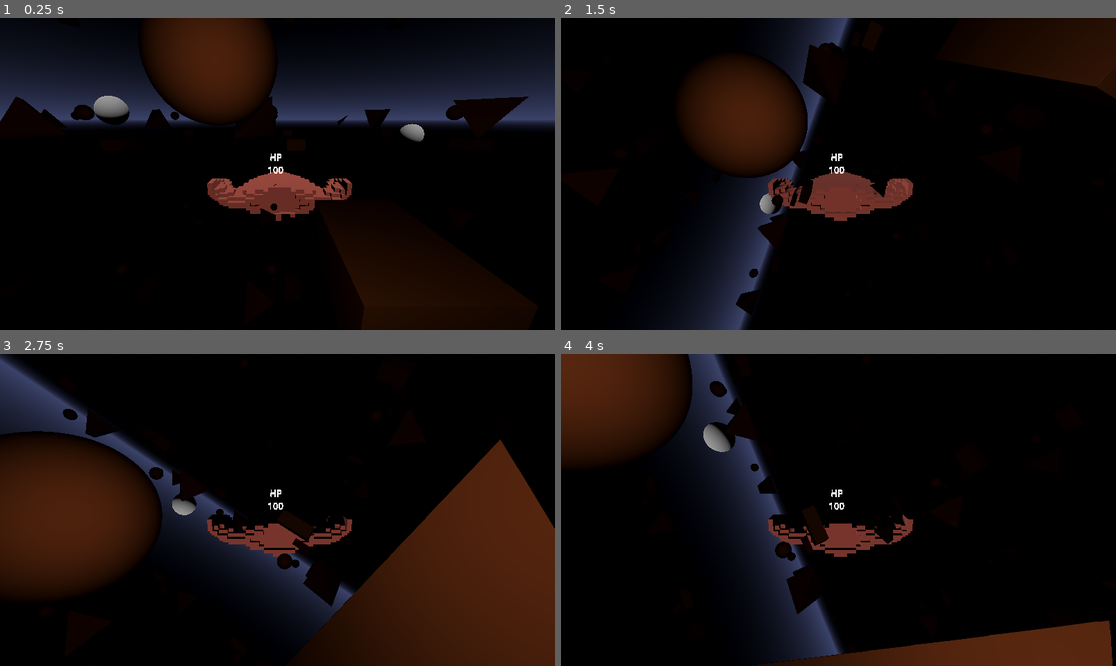
Above: before the commit, frames 1-4 (two rows, left to right).
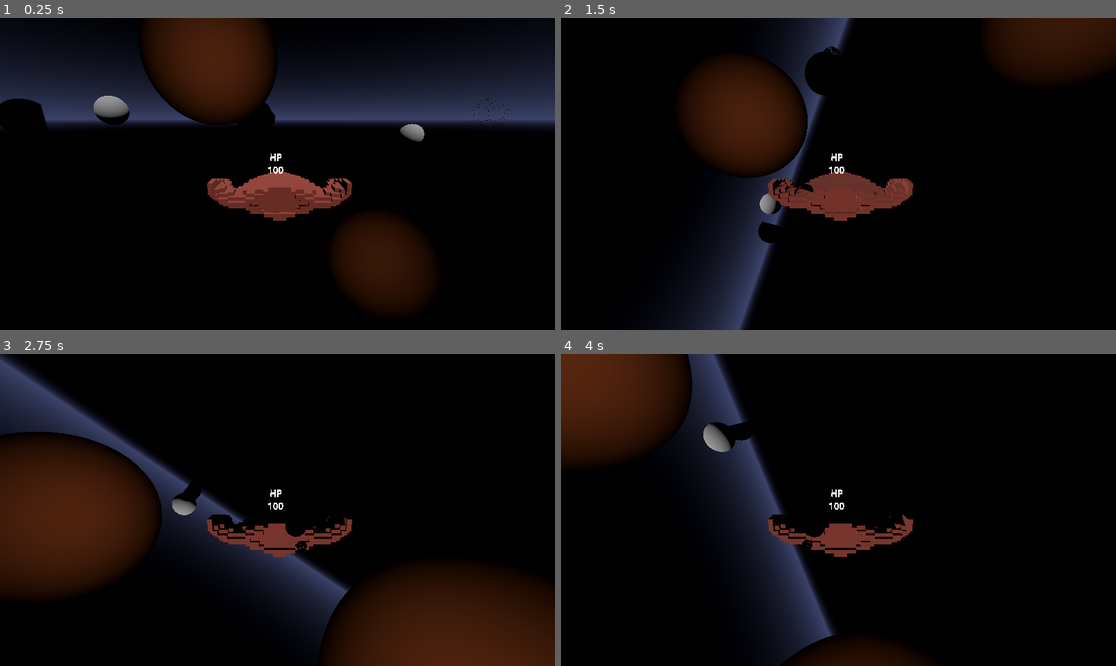
Above: after the commit, the same moments.

Repository: Junkyard-Logic-Studios/Cometes
Game: Godot game, scene res://scenes/main_scene.tscn
Two runs of this game, one before a commit and one after it. Both use one fixed random seed, a clock stepped at 60 frames per second and the inputs below.
Inputs:
- Up to frame 1 (0.25 s): no input
- Up to frame 2 (1.5 s): tap Enter at 0.5 s; hold E (roll_right) 0.53-1.28 s; tap Space (shoot) at 0.6, 1.35 s; hold W (tilt_down) from 1.28 s (still down)
- Up to frame 3 (2.75 s): release W (tilt_down) at 2.03 s; hold E (roll_right) from 2.03 s (still down); tap Space (shoot) at 2.1 s
- Up to frame 4 (4 s): release E (roll_right) at 2.78 s; hold Shift (accelerate) 2.78-3.53 s; tap Space (shoot) at 2.85, 3.6 s; hold Q (roll_left) from 3.53 s (still down)

The runs differ from the first frame. In frame 1, 4.6% of the frame differs, in the area x 0-96%, y 14-100%; in frame 2, 1.5%; in frame 3, 12%, in the area x 0-100%, y 17-99%; in frame 4, 6.2%.

Commit message:
Raytrace spheres

Diff:
--- a/scripts/raymarch.gdshader
+++ b/scripts/raymarch.gdshader
@@ -28,7 +28,9 @@
 
 
 
-//----- raymarching functions -----//
+//----- raytracing functions -----//
+
+const float infinity = 1.0 / 0.0;
 
 struct object_t {
 	int type;
@@ -37,15 +39,16 @@
 };
 
 const object_t objects[] = {
+	//object_t(0, vec3(4, 5, 10), vec3(4)),
 	object_t(0, vec3(4, 5, 10), vec3(4)),
-	object_t(2, vec3(10, 2, -12), vec3(8)),
-	object_t(1, vec3(-10, -12, 13), vec3(5, 3, 8))
+	object_t(0, vec3(10, 2, -12), vec3(8)),
+	object_t(0, vec3(-10, -12, 13), vec3(5, 3, 8))
 };
 const int n_objects = 3;
 
 uniform vec3 worldSize = vec3(100, 100, 100);
 uniform float maxDistance = 100.0;
-uniform int maxSteps = 100;
+uniform int maxSteps = 3;
 uniform float minHitDistance = 0.001;
 
 
@@ -115,6 +118,65 @@
 	));
 }
 
+float intersectSphere(vec3 pos, vec3 dir, vec3 spherePos, float radius)
+{
+	vec3 diff = clampToWorld(spherePos - pos);
+	float d = dot(diff, dir);
+	if (d < 0.0)
+		return infinity;
+
+	vec3 pt = pos + d * dir - spherePos;
+	float t = dot(pt, pt);
+	float r = radius * radius - t;
+
+	return (d * d) < r || r < 0.0 ? infinity : d - sqrt(r);
+}
+
+float intersectObject(vec3 pos, vec3 dir, object_t obj)
+{
+	switch (obj.type)
+	{
+		case 0: return intersectSphere(pos, dir, obj.pos, obj.size.x);
+	}
+}
+
+float intersectWorldBox(vec3 pos, vec3 dir)
+{
+	vec3 refPoint = 0.5 * dir / abs(dir) * worldSize;
+	vec3 steps = (refPoint - pos) / dir;
+	float minSteps = min(steps.x, min(steps.y, steps.z));
+	return length(dir * minSteps);
+}
+
+struct RayHitInfo
+{
+	float dist;
+	int objIndex;
+};
+
+RayHitInfo rayTrace(vec3 pos, vec3 dir)
+{
+	RayHitInfo hitInfo = RayHitInfo(infinity, -1);
+	float td = 0.0;
+	for (int steps = 0; steps < 3/*maxSteps*/; steps++)
+	{
+		for (int i = 0; i < n_objects; i++)
+		{
+			float dist = intersectObject(pos, dir, objects[i]);
+			if (dist < hitInfo.dist)
+				hitInfo = RayHitInfo(dist, i);
+		}
+		if (hitInfo.objIndex != -1)
+			break;
+
+		float dist = intersectWorldBox(pos, dir);
+		pos = clampToWorld(pos + dist * dir);
+		pos += 0.01 * dir;
+		td += dist;
+	}
+	return hitInfo;
+}
+
 
 
 //----- fragment shader -----//
@@ -125,7 +187,8 @@
 	vec3 rayDirection = normalize(rayDir);
 
 	// find ray intersection with scene
-	float rayLength = rayMarch(rayOrigin, rayDirection);
+	RayHitInfo hit = rayTrace(rayOrigin, rayDirection);
+	float rayLength = hit.dist;
 
 	// found no intersections with the scene
 	if (rayLength > maxDistance)
@@ -135,7 +198,7 @@
 	vec3 hitPoint = rayOrigin + rayDirection * rayLength;
 
 	// basic shading
-	vec3 hitPointNormal = pointNormal(hitPoint);
+	vec3 hitPointNormal = normalize(hitPoint - objects[hit.objIndex].pos);
 	ALBEDO = vec3(0.8, 0.4, 0.2) * dot(-rayDirection, hitPointNormal) / sqrt(rayLength);
 
 	// calculate depth
Not shown: 1 places in scenes/laser.tscn that only renumber resources
